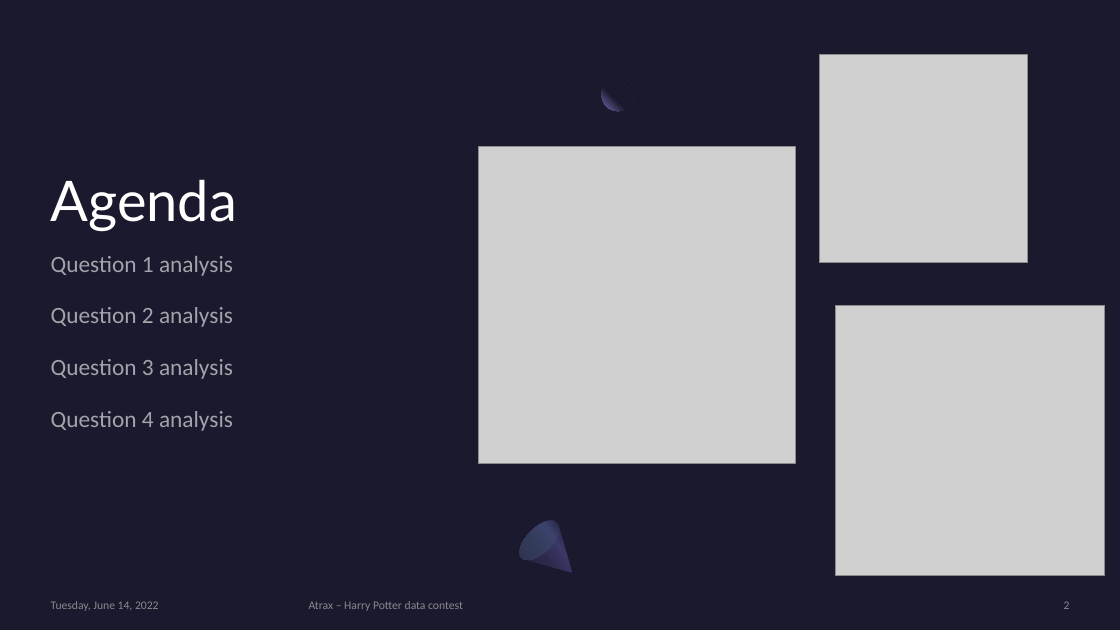
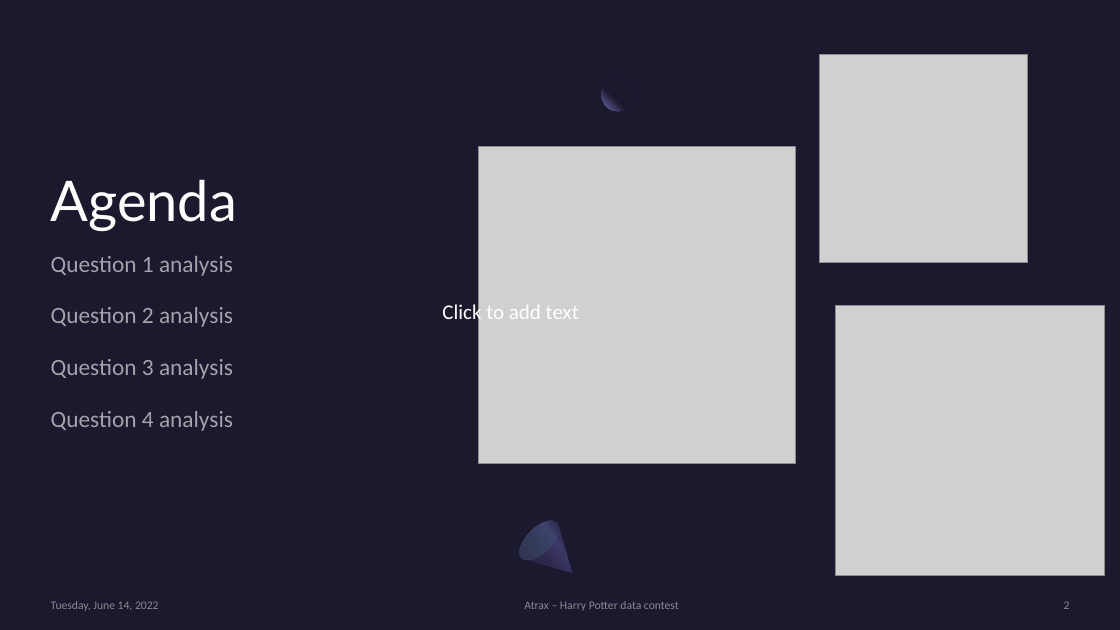
Before and after one commit to nhhphuoc1993/data_contest_harry_portter, a slide deck: slide 2 of The analysis of Harry Potter dataset.pptx. Drawn at 1120x630 pixels with LibreOffice and Linux fonts; fonts in the diff are those of the drawing; grey boxes stand for pictures. Boxes give left, top, right and bottom in pixels: in the first picture for what was removed or moved away, otherwise in the second. Text is boxed around its words. In the diff, an @@ line names an element or a change of style, - is before the commit and + after.

```diff
--- a/The analysis of Harry Potter dataset.pptx
+++ b/The analysis of Harry Potter dataset.pptx
@@ text added at [442,301,579,325], 18 pt, text #FFFFFF @@
+Click to add text
@@ text "Atrax – Harry Potter data ..." at [524,601,679,611]: alignment left to centre @@
```
Also in this commit, not shown: 24 other slides changed, 1 slide added, 5 slides removed, 3 other files.
